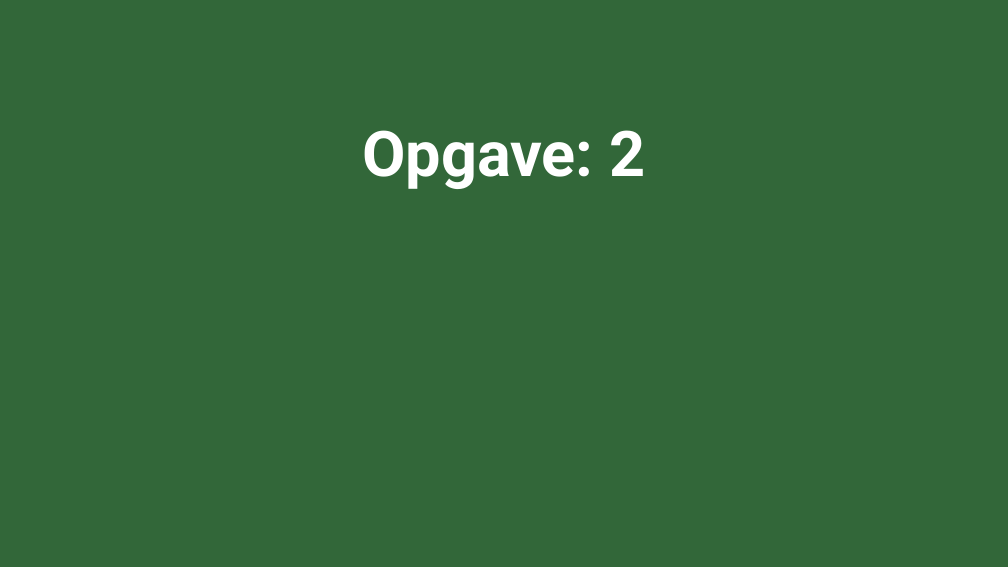
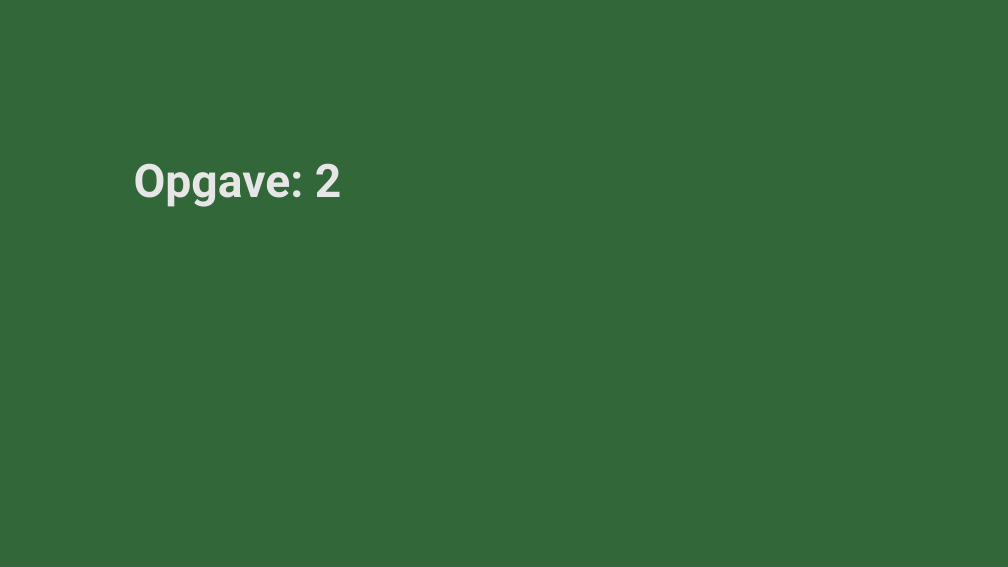
Before and after one commit to xiaoleibi/DMU26, a slide deck: slide 3 of DBPPT/DB Gang3 DataTyper.pptx. Drawn at 1008x567 pixels with LibreOffice and Linux fonts; fonts in the diff are those of the drawing. Boxes give left, top, right and bottom in pixels: in the first picture for what was removed or moved away, otherwise in the second. Text is boxed around its words. In the diff, an @@ line names an element or a change of style, - is before the commit and + after.

```diff
--- a/DBPPT/DB Gang3 DataTyper.pptx
+++ b/DBPPT/DB Gang3 DataTyper.pptx
@@ title "Opgave: 2" at bbox=[134, 163, 341, 207]: size 60 to 44 pt, text colour #FFFFFF to #E7E6E6; alignment centre to left @@
```
Also in this commit, not shown: 6 other slides changed, 2 slides removed, 2 other files.
